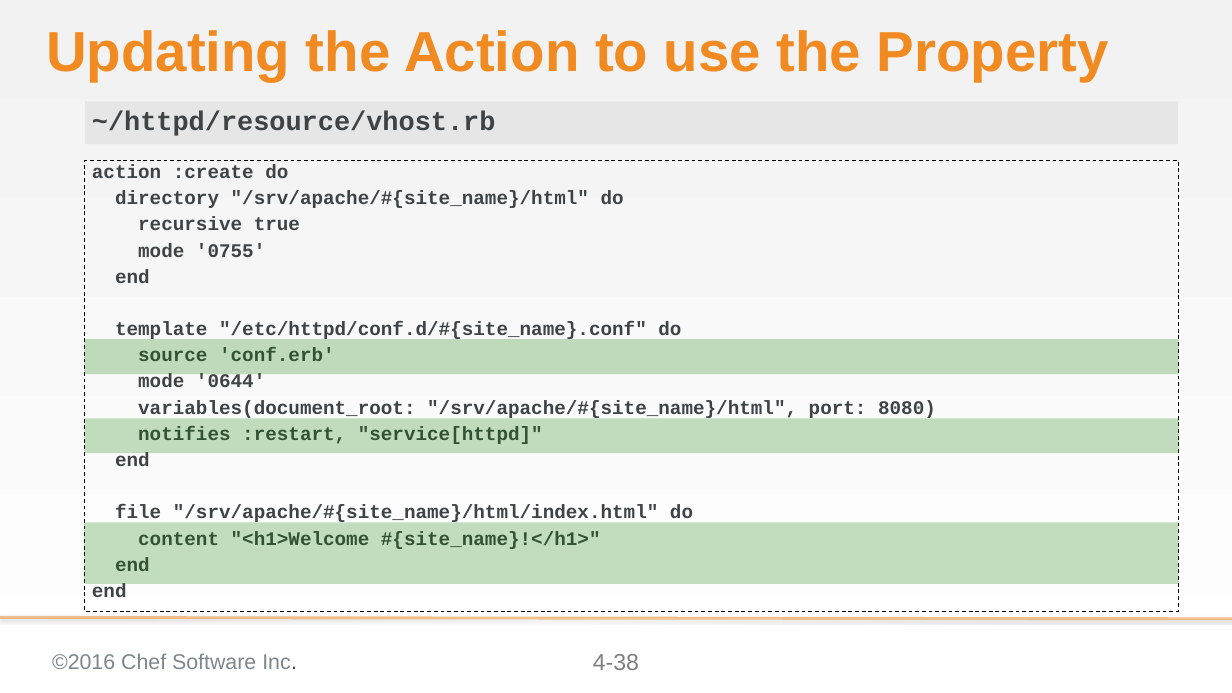
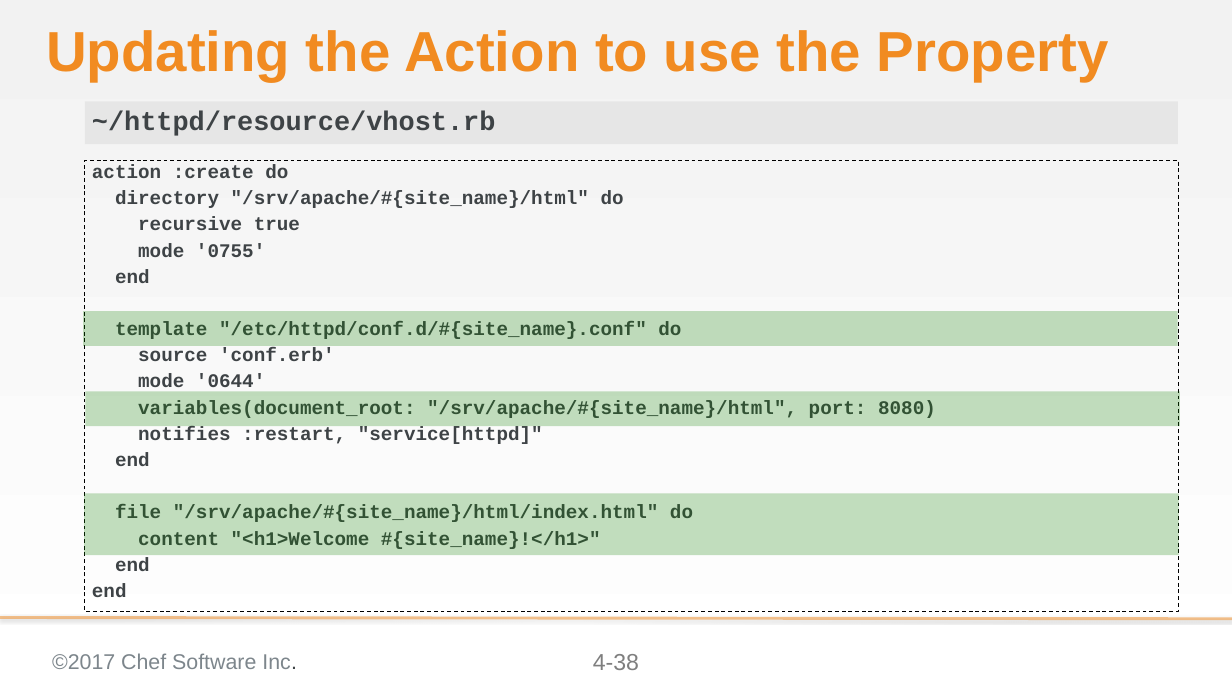
Before and after one commit to chef-training/extending_cookbooks, a slide deck: slide 38 of 04-creating_a_custom_resource.pptx. Drawn at 1232x693 pixels with LibreOffice and Linux fonts; fonts in the diff are those of the drawing; background and template pictures are left out. Boxes give left, top, right and bottom in pixels: in the first picture for what was removed or moved away, otherwise in the second. Text is boxed around its words. In the diff, an @@ line names an element or a change of style, - is before the commit and + after.

```diff
--- a/04-creating_a_custom_resource.pptx
+++ b/04-creating_a_custom_resource.pptx
@@ 3 rectangles: place and size @@
-3 rectangles at <box>84,340,1179,584</box>
+3 rectangles at <box>83,311,1179,555</box>
@@ text at <box>52,653,297,669</box>: text changed @@
-©2016 Chef Software Inc.
+©2017 Chef Software Inc.
```
Also in this commit, not shown: 63 other slides changed, 21 other files.
